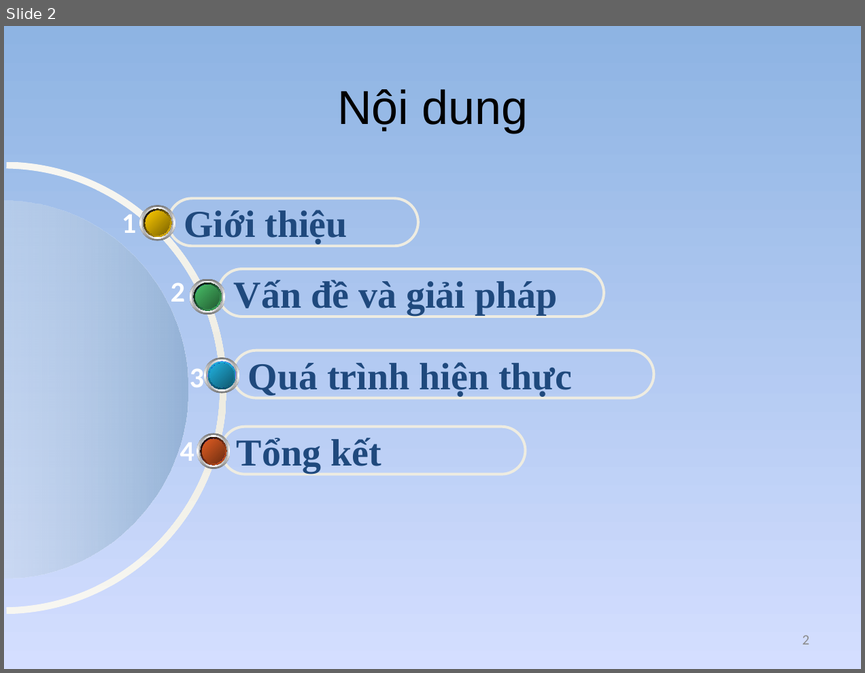
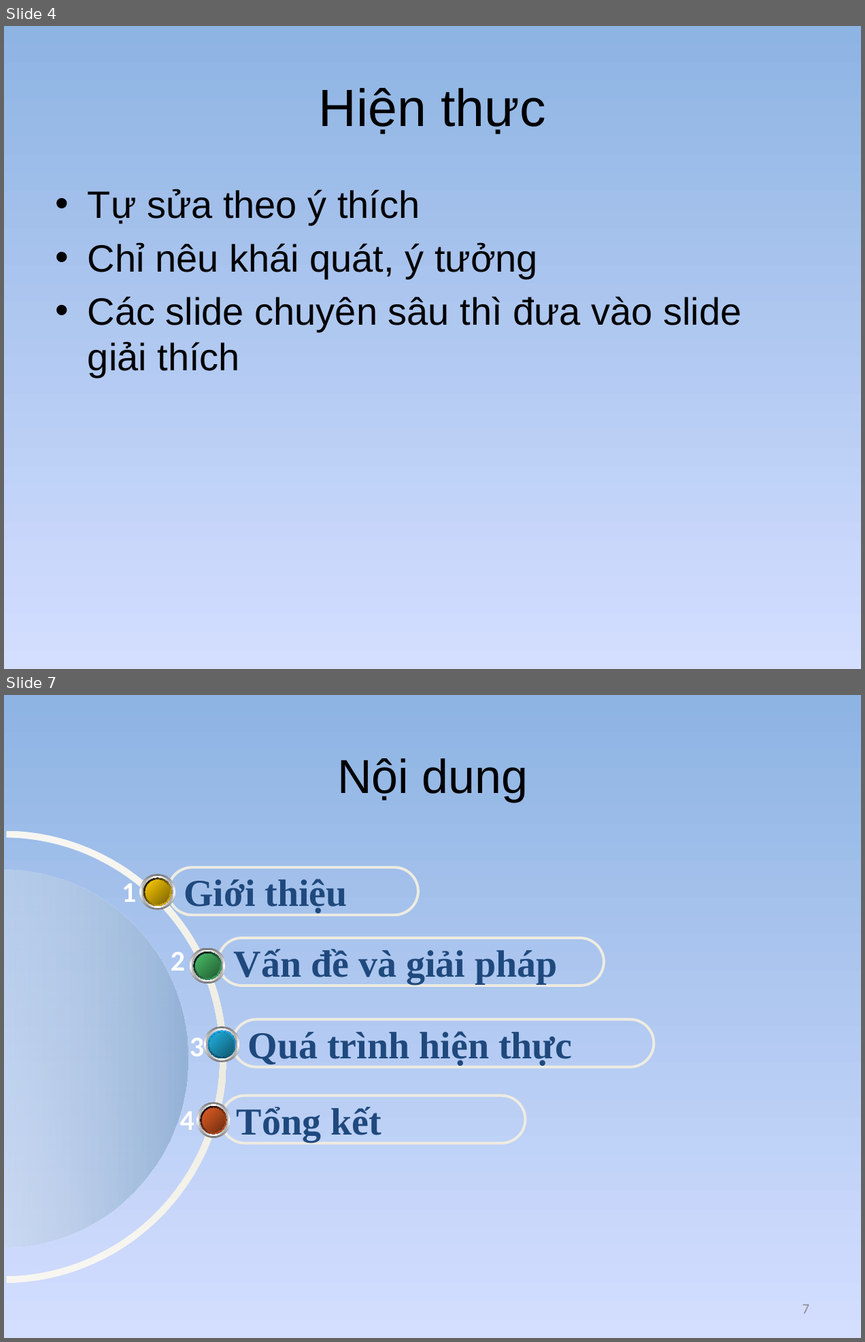
Before and after one commit to golf2109/zigbee-in-supermaket, a slide deck: docs/Report/Queue-Busting.pptx. Shown one above the other, each under a label of ours: slide 2 before the commit, slides 4 and 7 after it; the slides between them are not shown. The pictures are 865x673 and 865x1342 pixels, drawn with LibreOffice and Linux fonts; fonts in the diff are those of the drawing. Boxes give left, top, right and bottom in pixels: in the first picture for what was removed or moved away, otherwise in the second. Text is boxed around its words. In the diff, an @@ line names an element or a change of style, - is before the commit and + after.

```diff
--- a/docs/Report/Queue-Busting.pptx
+++ b/docs/Report/Queue-Busting.pptx
@@ slide 4 added at (4,26,861,669), background gradient #8EB4E3 to #D4DEFF to #96AB94 @@
@@ title added at (319,88,545,134), 44 pt, text #000000 @@
+Hiện thực
@@ text added at (88,189,741,378), 32 pt, text #000000 @@
+• Tự sửa theo ý thích
+• Chỉ nêu khái quát, ý tưởng
+• Các slide chuyên sâu thì đưa vào slide giải thích
@@ what was slide 2 is now slide 7 @@
@@ page number at (802,1304,810,1313): text changed @@
-2
+7
```
Also in this commit, not shown: 1 slide changed, 4 other slides added.
